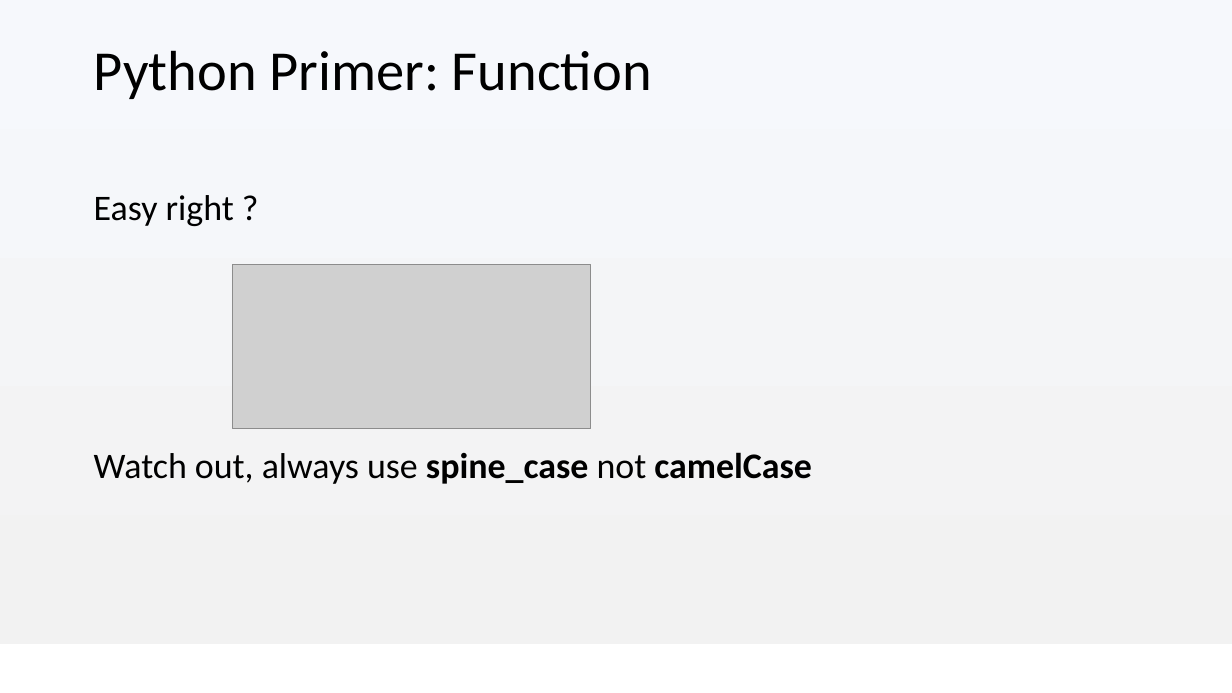
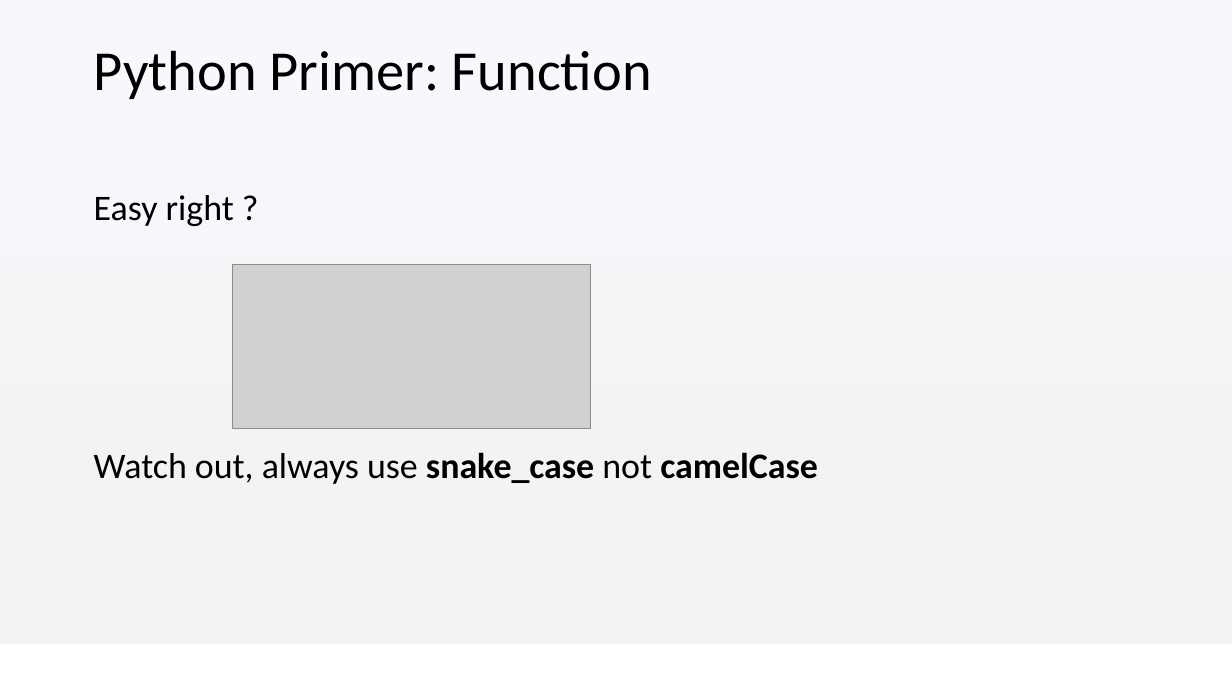
Before and after one commit to Anthony-Mckale/talks-presentations, a slide deck: slide 29 of 2021/2021-04-16-friday-training-python-101.pptx. Drawn at 1232x693 pixels with LibreOffice and Linux fonts; fonts in the diff are those of the drawing; grey boxes stand for pictures; background and template pictures are left out. Boxes give left, top, right and bottom in pixels: in the first picture for what was removed or moved away, otherwise in the second. Text is boxed around its words. In the diff, an @@ line names an element or a change of style, - is before the commit and + after.

```diff
--- a/2021/2021-04-16-friday-training-python-101.pptx
+++ b/2021/2021-04-16-friday-training-python-101.pptx
@@ text at (94,452,818,484): text changed @@
-Watch out, always use spine_case not camelCase
+Watch out, always use snake_case not camelCase
```
Also in this commit, not shown: 1 other slide changed, 14 other files.
